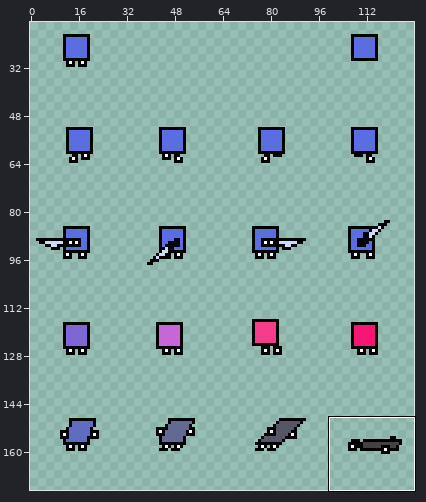
A sprite sheet gets an edit: Assets/Sprites/player.png. The picture above shows the old version from afar; the outline marks the close-up.
Close-up. Before the edit:
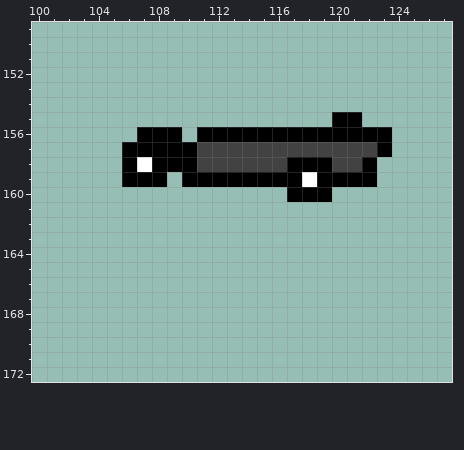
The file is 128x256 pixels. Shown: x 100..127, y 149..172. The old version is drawn lined up with the new one. The wide view leaves out empty margins.
New version:
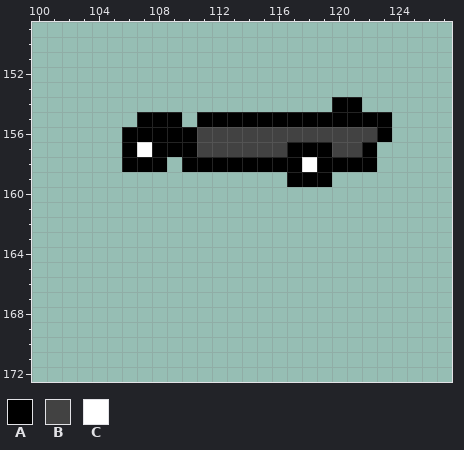
Palette (. is transparent): A #000000  B #424242  C #ffffff
From old to new:
whole drawing moved by +0,+5 (the old picture is shown already moved)
Colour A now appears in row 154 at x 120 to 121; in row 155 at x 107 to 109, 111 to 119 and 122 to 123; in row 156 at x 106 and 110.
The author changed colour B to colour A in row 157 at x 117 to 119 and 122; in row 158 at x 111 to 116 and 120 to 121.
The author changed colour C to colour A in row 158 at x 107; in row 159 at x 118.
The author changed colour A to colour B in row 156 at x 111 to 122.
The author changed colour A to colour C in row 157 at x 107; in row 158 at x 118.
The author cleared colour A in row 157 at x 123; in row 158 at x 109; in row 159 at x 106 to 108, 110 to 116 and 120 to 122; in row 160 at x 117 to 119.
